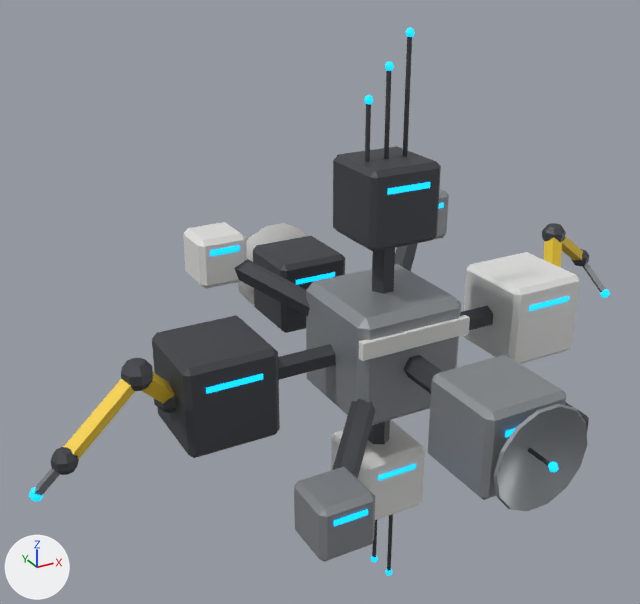
What one commit did to the glTF model godot/assets/stations/systems_works.glb.
Camera for both pictures: a 50 mm camera at (-1.214, -1.863, 1.091) aimed at (-0.124, 0.118, 0.1). Lighting does not change. The marker at lower left points along +X, +Y and +Z. The first picture is the older version. Vertices at exactly the same position are counted once.

Objects in the first picture: 'systems_works'.
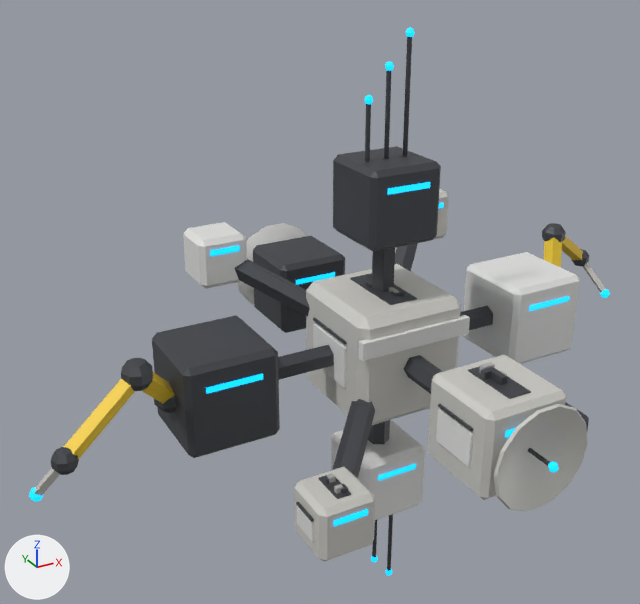
Location of each change, (x1, y1, x2, y2) in pixels of the pictures (640 x 604 px):
part 1 of me_systems_works, added: after (313, 324, 347, 388)
part 2 of me_systems_works, added: after (436, 409, 473, 467)
part 3 of me_systems_works, added: after (297, 506, 314, 541)
part 4 of me_systems_works, added: after (350, 273, 417, 305)
part 5 of me_systems_works, added: after (391, 290, 404, 296)
part 6 of me_systems_works, added: after (468, 366, 531, 399)
part 7 of me_systems_works, added: after (480, 367, 496, 380)
part 8 of me_systems_works, added: after (491, 370, 507, 385)
part 9 of me_systems_works, added: after (318, 475, 351, 499)
part 10 of me_systems_works, added: after (341, 484, 348, 494)
part 11 of me_systems_works, added: after (313, 318, 346, 344)
part 12 of me_systems_works, added: after (438, 404, 473, 431)
part 13 of me_systems_works, added: after (296, 502, 314, 522)
part 14 of me_systems_works, added: after (479, 362, 495, 373)
part 15 of me_systems_works, added: after (334, 484, 343, 494)
part 16 of me_systems_works, added: after (327, 474, 336, 483)
part 17 of me_systems_works, recoloured (grey to light grey): (34, 189, 606, 562) in both

The edits, one by one:
Material 'ShipHull' (mat_shiphull) is new.
Its base color is (0.64, 0.63, 0.59) (light grey #d1d0ca).
Its metallic is 0.15.
Its roughness is 0.58.
Material 'ShipPanel' (mat_shippanel) is new.
Its base color is (0.46, 0.46, 0.44) (grey #b5b5b1).
Its metallic is 0.2.
Its roughness is 0.58.
me_systems_works is used by ob_systems_works; location (0.0, 0.0, 0.0).
me_systems_works had 1242 vertices, 2208 faces and spanned x -0.99..0.99, y -0.71..0.71, z -0.84..0.84.
me_systems_works now has 1482 vertices, 2568 faces and spans x -0.99..0.99, y -0.71..0.71, z -0.84..0.84.
me_systems_works part 1: a new loose piece, a box spanning x -0.1667..-0.161, y -0.0919..0.0785, z -0.0577..0.0577, in mat_accent (white #e7e7e5).
me_systems_works part 2: a new loose piece, a box spanning x -0.1194..-0.1137, y -0.5609..-0.4376, z -0.0418..0.0418, in mat_accent (white #e7e7e5).
me_systems_works part 3: a new loose piece, a box spanning x -0.4225..-0.4168, y -0.3859..-0.3095, z -0.2532..-0.2015, in mat_accent (white #e7e7e5).
me_systems_works part 4: a new loose piece, a box spanning x -0.0412..0.0412, y -0.1097..0.0963, z 0.1596..0.1643, in mat_hulldark (dark grey #4d5055).
me_systems_works part 5: a new loose piece, a box spanning x -0.0042..0.025, y -0.0741..-0.0545, z 0.1648..0.171, in mat_hulldark (dark grey #4d5055).
me_systems_works part 6: a new loose piece, a box spanning x -0.0298..0.0298, y -0.5739..-0.4247, z 0.1123..0.117, in mat_hulldark (dark grey #4d5055).
me_systems_works part 7: a new loose piece, a box spanning x -0.028..0.005, y -0.483..-0.467, z 0.117..0.135, in mat_hulldark (dark grey #4d5055).
me_systems_works part 8: a new loose piece, a box spanning x -0.011..0.006, y -0.52..-0.484, z 0.117..0.136, in mat_hulldark (dark grey #4d5055).
me_systems_works part 9: a new loose piece, a box spanning x -0.3595..-0.3225, y -0.3939..-0.3015, z -0.153..-0.1482, in mat_hulldark (dark grey #4d5055).
me_systems_works part 10: a new loose piece, a box spanning x -0.3417..-0.325, y -0.3851..-0.3644, z -0.1478..-0.138, in mat_hulldark (dark grey #4d5055).
me_systems_works part 11: a new loose piece, a box spanning x -0.1681..-0.1615, y -0.0919..0.0785, z 0.0713..0.077, in mat_hulldark (dark grey #4d5055).
me_systems_works part 12: a new loose piece, a box spanning x -0.1208..-0.1141, y -0.5609..-0.4376, z 0.0509..0.0566, in mat_hulldark (dark grey #4d5055).
me_systems_works part 13: a new loose piece, a box spanning x -0.4239..-0.4173, y -0.3859..-0.3095, z -0.1969..-0.1913, in mat_hulldark (dark grey #4d5055).
me_systems_works part 14: a new loose piece, a box spanning x -0.016..0.016, y -0.463..-0.449, z 0.117..0.137, in mat_shippanel (grey #b5b5b1).
me_systems_works part 15: a new loose piece, a box spanning x -0.353..-0.336, y -0.379..-0.367, z -0.148..-0.133, in mat_shippanel (grey #b5b5b1).
me_systems_works part 16: a new loose piece, a box spanning x -0.347..-0.332, y -0.336..-0.322, z -0.148..-0.133, in mat_shippanel (grey #b5b5b1).
me_systems_works part 17: 368 faces spanning x -0.99..0.99, y -0.67..0.41, z -0.3..0.3 switch from mat_hull (grey #9ba0a4) to mat_shiphull (light grey #d1d0ca).
Other edits to the shape of me_systems_works do not show in these pictures.
me_systems_works gains material mat_shippanel (grey #b5b5b1).
